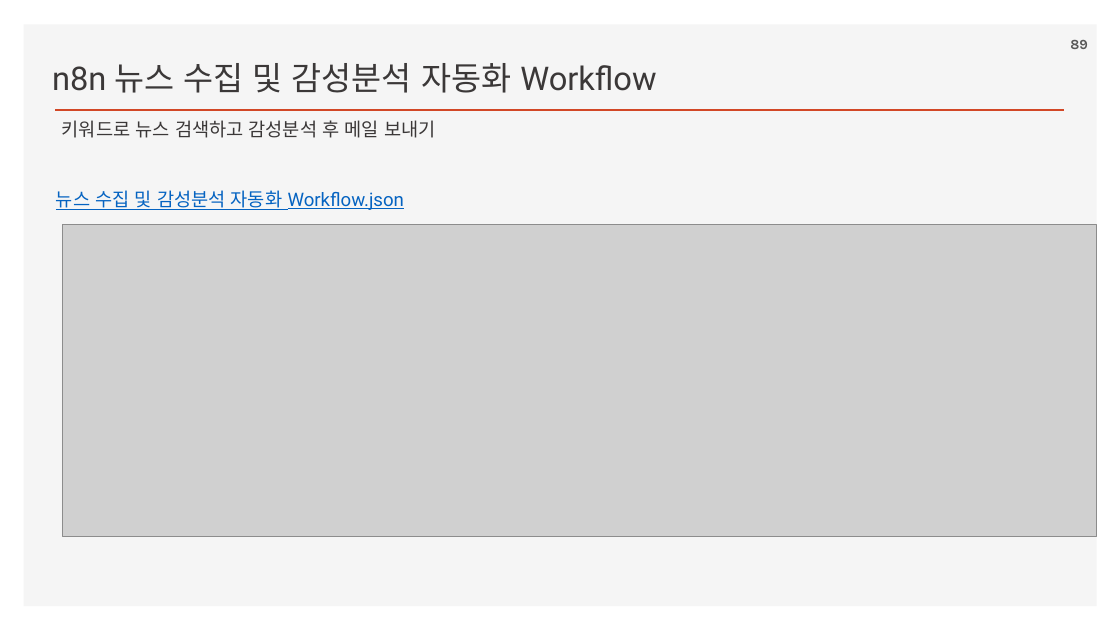
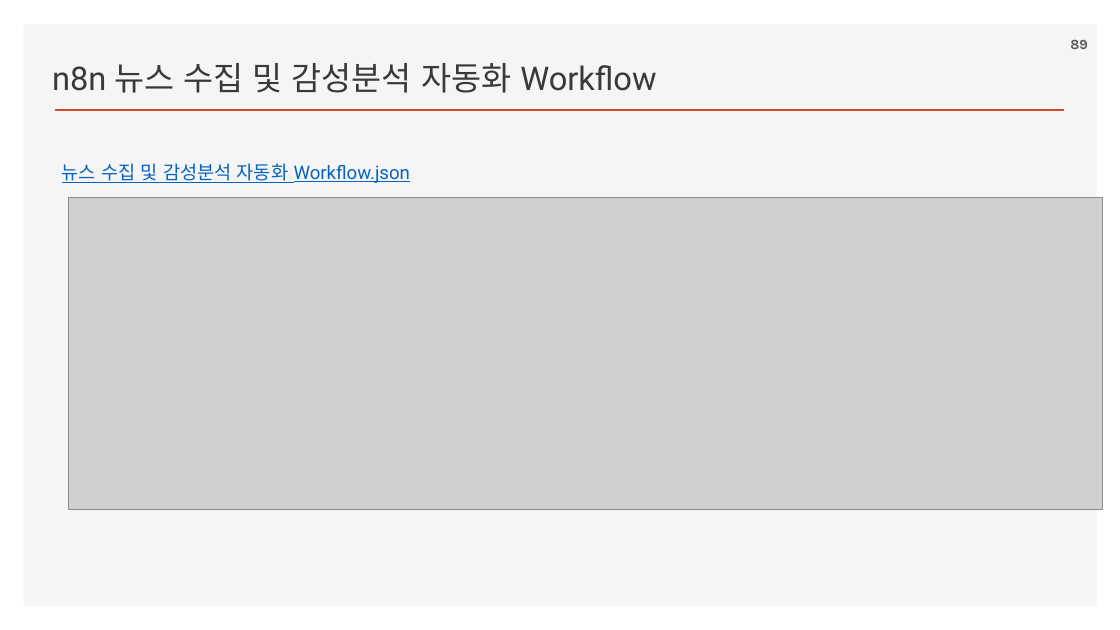
Before and after one commit to ancestor9/2026_Fall_AI-Workflow, a slide deck: slide 89 of PPTs/04_AI Workflow_n8n.pptx. Drawn at 1120x630 pixels with LibreOffice and Linux fonts; fonts in the diff are those of the drawing; grey boxes stand for pictures; background and template pictures are left out. Boxes give left, top, right and bottom in pixels: in the first picture for what was removed or moved away, otherwise in the second. Text is boxed around its words. In the diff, an @@ line names an element or a change of style, - is before the commit and + after.

```diff
--- a/PPTs/04_AI Workflow_n8n.pptx
+++ b/PPTs/04_AI Workflow_n8n.pptx
@@ text removed at (62, 120, 435, 138) @@
-키워드로 뉴스 검색하고 감성분석 후 메일 보내기
@@ text "뉴스 수집 및 감성분석 자동화 ...": place and size @@
-text "뉴스 수집 및 감성분석 자동화 ..." at (56, 190, 404, 210)
+text "뉴스 수집 및 감성분석 자동화 ..." at (62, 163, 410, 183)
@@ picture: place and size @@
-picture at (62, 224, 1096, 537)
+picture at (68, 197, 1102, 510)
```
Also in this commit, not shown: 3 other slides changed, 3 slides removed.
